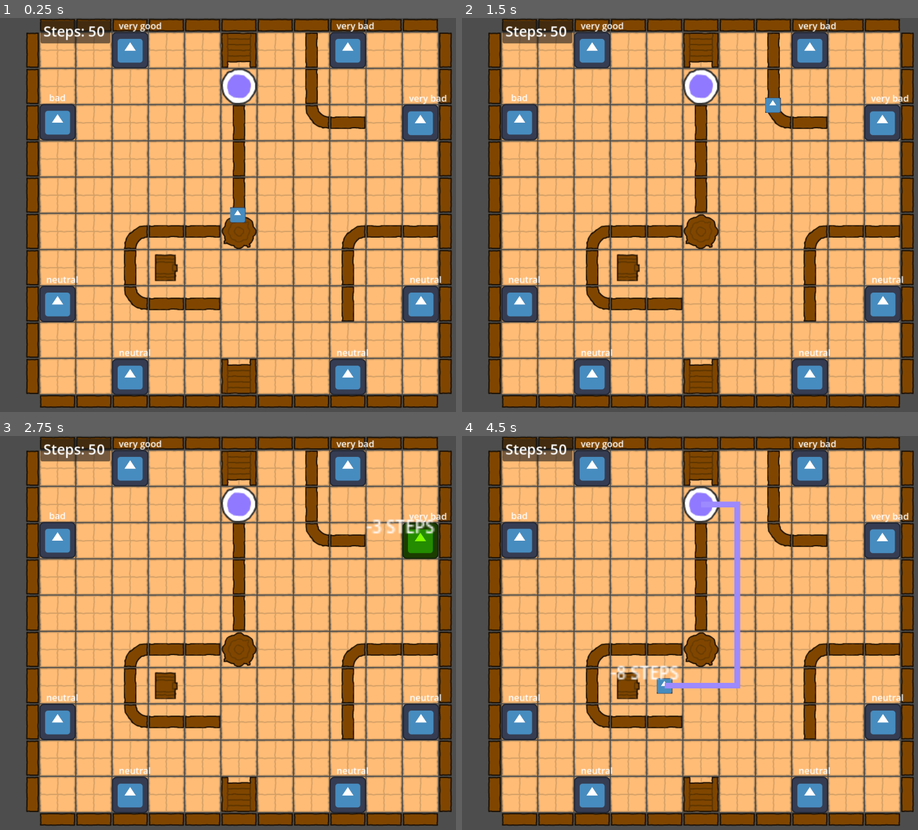
Above: before the commit, frames 1-4 (two rows, left to right).
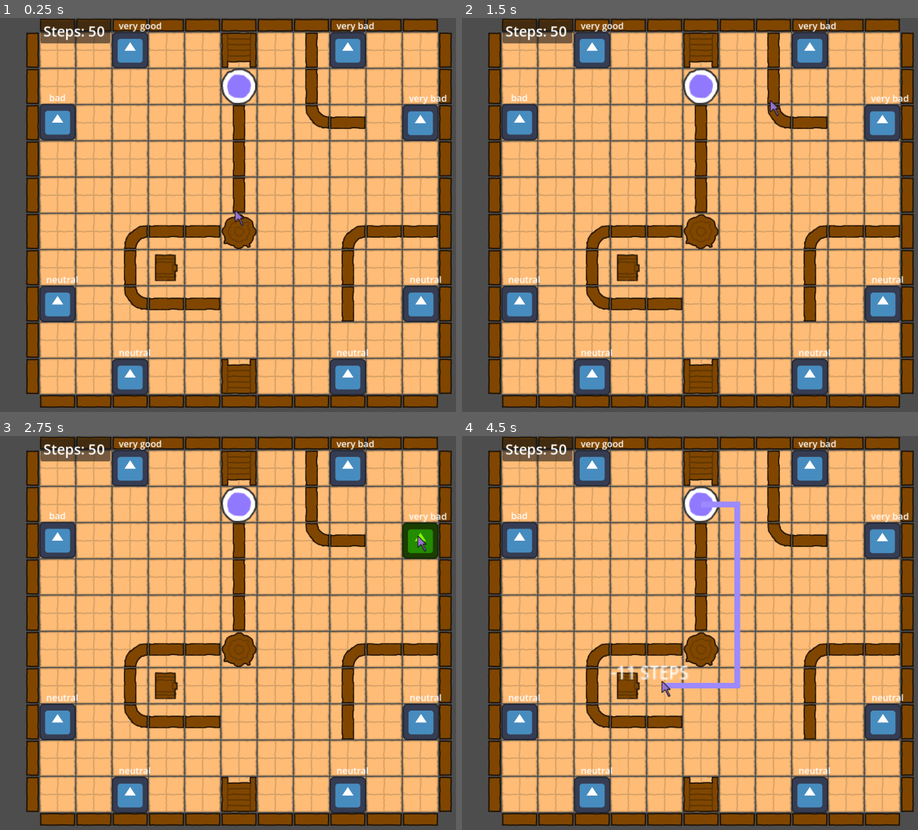
Above: after the commit, the same moments.

Repository: kbendrick/DJK_Project
Game: Godot game, scene res://Scenes/world.tscn
Same seed, same stepped clock (60 frames per second), same inputs: the game is played once before the commit and once after it. The engine's default icon, where the game draws it, is replaced by a stand-in: a white triangle on a blue panel in a dark square.
Inputs (mouse positions are in pixels of both pictures, inside the frame that each line leads up to):
- Up to frame 1 (0.25 s): no input
- Up to frame 2 (1.5 s): tap Enter at 0.5 s; drag from (699, 84) to (699, 215) at 0.52 s; tap Space at 1.25 s; drag from (808, 49) to (699, 215) at 1.27 s
- Up to frame 3 (2.75 s): tap Enter at 2 s; move the mouse to (419, 542) at 2.02 s; click (419, 542) at 2.17 s
- Up to frame 4 (4.5 s): tap Space at 2.75, 4.25 s; drag from (881, 723) to (808, 467) at 2.77 s; tap Enter at 3.5 s; drag from (808, 794) to (808, 467) at 3.52 s; drag from (594, 794) to (808, 467) at 4.27 s

The runs differ from the first frame. In frame 1, 0.1% of the frame differs, in the area x 50-54%, y 47-53%; in frame 2, 0.1%; in frame 3, 0.4%; in frame 4, 0.5%, in the area x 33-50%, y 58-67%.

Commit message:
added adjaceny check so you can only self bookshelves you're adjacent to

Diff:
--- a/Scenes/bookshelf.gd
+++ b/Scenes/bookshelf.gd
@@ -5,6 +5,7 @@
 @onready var state_label: Label = $StateLabel
 
 var step_modifier: int = 0
+var current_state: String
 
 func _ready() -> void:
 	# Allow bookshelf to recognize when mouse enters/exits
@@ -13,17 +14,18 @@
 
 func on_mouse_entered() -> void:
 	# Highlight bookshelf chartreuse when mouse hovers
-	bookshelf_sprite.self_modulate = Color.CHARTREUSE
-	pass
+	if current_state != "used":
+		bookshelf_sprite.self_modulate = Color.CHARTREUSE
 
 func on_mouse_exited() -> void:
 	# Unhighlight upon exit
-	bookshelf_sprite.self_modulate = Color.WHITE
+	if current_state != "used":
+		bookshelf_sprite.self_modulate = Color.WHITE
 	pass
 
 func set_state(state: String) -> void:
 	state_label.text = state
-
+	current_state = state
 	# Change step_modifier based on bookshelf state
 	match state:
 		"very bad":
@@ -36,7 +38,11 @@
 			step_modifier = 5
 		"very good":
 			step_modifier = 10
+		"used":
+			step_modifier = 0
 
-func get_state() -> int:
-	# Send step_modifier to player
-	return step_modifier
+func interact(player: CharacterBody2D) -> void:
+	if current_state != "used":
+		player.set_stat("steps", player.get_stat("steps") + step_modifier)
+		current_state = "used"
+		bookshelf_sprite.self_modulate = Color.DARK_RED
--- a/Scenes/bookshelf.tscn
+++ b/Scenes/bookshelf.tscn
@@ -7,6 +7,8 @@
 size = Vector2(128, 128)
 
 [node name="Bookshelf" type="Area2D" unique_id=761871019 groups=["Bookshelves"]]
+collision_layer = 4
+collision_mask = 4
 script = ExtResource("1_tgqcj")
 
 [node name="Sprite2D" type="Sprite2D" parent="." unique_id=1069851148]
--- a/Scenes/mouse.gd
+++ b/Scenes/mouse.gd
@@ -1,10 +1,25 @@
-extends Area2D
+extends Node2D
+
+var mouse_hovering: Area2D = null
+var nearby_bookshelves: Array[Area2D]
+@onready var mouse_area: Area2D = $MouseArea
+
+# Called when the node enters the scene tree for the first time.
+func _ready() -> void:
+	mouse_area.area_entered.connect(on_area_entered)
+	mouse_area.area_exited.connect(on_area_exited)
+
 
 # Called every frame. 'delta' is the elapsed time since the previous frame.
 func _process(_delta: float) -> void:
 	# Set global position to mouse position
 	self.global_position = get_global_mouse_position()
 
-# Called when the node enters the scene tree for the first time.
-func _ready() -> void:
-	pass # Replace with function body.
+func on_area_entered (area: Area2D):
+	mouse_hovering = area
+
+func on_area_exited (_area: Area2D):
+	mouse_hovering = null
+
+func get_mouse_hover() -> Area2D:
+	return mouse_hovering
--- a/Scenes/mouse.tscn
+++ b/Scenes/mouse.tscn
@@ -1,18 +1,24 @@
 [gd_scene format=3 uid="uid://5l73u2j2xj7p"]
 
 [ext_resource type="Script" uid="uid://c4x61ltt621b" path="res://Scenes/mouse.gd" id="1_3ber4"]
-[ext_resource type="Texture2D" uid="uid://c2slme5udoag2" path="res://icon.svg" id="1_dev0r"]
+[ext_resource type="Texture2D" uid="uid://1m3pa2gb5hel" path="res://Assets/4_purple.png" id="2_3ber4"]
 
-[sub_resource type="RectangleShape2D" id="RectangleShape2D_fy57j"]
+[sub_resource type="CircleShape2D" id="CircleShape2D_6t5aa"]
+radius = 1.0
 
-[node name="Mouse" type="Area2D" unique_id=1417884587 groups=["Mouse"]]
+[node name="Mouse" type="Node2D" unique_id=598087777 groups=["Mouse"]]
 script = ExtResource("1_3ber4")
 
 [node name="Sprite2D" type="Sprite2D" parent="." unique_id=1340422274]
-scale = Vector2(0.1, 0.1)
-texture = ExtResource("1_dev0r")
-region_enabled = true
+z_index = 1
+position = Vector2(1, 2)
+scale = Vector2(0.4, 0.4)
+texture = ExtResource("2_3ber4")
 region_rect = Rect2(19.5, 20.75, 92, 89)
 
-[node name="CollisionShape2D" type="CollisionShape2D" parent="." unique_id=1756378123]
-shape = SubResource("RectangleShape2D_fy57j")
+[node name="MouseArea" type="Area2D" parent="." unique_id=1949404292]
+collision_layer = 4
+collision_mask = 4
+
+[node name="CollisionShape2D" type="CollisionShape2D" parent="MouseArea" unique_id=1756378123]
+shape = SubResource("CircleShape2D_6t5aa")
--- a/Scripts/player.gd
+++ b/Scripts/player.gd
@@ -13,8 +13,11 @@
 
 @onready var step_decrement: Label = $StepDecrement
 var step_decrement_storage: int = 0
-
 @export var steps: int = 50
+
+@onready var mouse_node: Node2D = $Mouse
+var mousehover: Area2D = null
+var adjacent_to_target_cell: bool = false
 
 var moving := false:
 	set(value):
@@ -26,6 +29,7 @@
 func _ready():
 	moving = false
 	step_decrement.visible = false
+	Input.mouse_mode = Input.MOUSE_MODE_VISIBLE
 
 func setup(_grid: AStarGrid2D):
 	grid = _grid
@@ -55,16 +59,23 @@
 		update_path_preview()
 
 	elif event is InputEventMouseButton:
-		if event.pressed and event.button_index == MOUSE_BUTTON_LEFT:
+		if event.pressed and event.button_index == MOUSE_BUTTON_LEFT and mousehover == null:
 			start_move()
-
+		elif event.pressed and mousehover != null:
+				if adjacent_to_target_cell:
+					mousehover.interact(self)
 
 func update_path_preview():
 
 	var mouse_pos := get_global_mouse_position()
 	var target := pos_to_cell(mouse_pos)
+	var player_pos := self.global_position
+	var player_current_tile := pos_to_cell(player_pos)
 
 	step_decrement.global_position = Vector2((mouse_pos.x - 95), (mouse_pos.y - 45))
+
+	update_step_number_preview(move_pts.size())
+	adjacent_to_target_cell = is_adjacent(target, player_current_tile)
 
 	# Don't recalculate if we're still hovering
 	# over the same cell.
@@ -102,11 +113,21 @@
 		)
 
 	$PathPreviz.points = move_pts
-	update_step_number_preview(move_pts.size())
+
+func is_adjacent(target: Vector2i, player: Vector2i) -> bool:
+	var x_diff = abs(player.x-target.x)
+	var y_diff = abs(player.y-target.y)
+
+	if (x_diff + y_diff) == 1:
+		return true
+	if (x_diff + y_diff) == 2:
+		return true
+	return false
 
 func update_step_number_preview (number_of_steps: int) -> void:
 	number_of_steps -= 1
-	if steps > 0:
+
+	if number_of_steps > 0:
 		step_decrement.visible = true
 		step_decrement.text = "-" + str(number_of_steps) + " STEPS"
 		step_decrement_storage = number_of_steps
@@ -127,6 +148,12 @@
 
 	moving = true
 
+
+func update_mouse_hover():
+	mousehover = mouse_node.mouse_hovering
+
+func _process(_delta:float) -> void:
+	update_mouse_hover()
 
 func _physics_process(delta: float):
 
Binary file added: Assets/4_purple.png
Not shown, added: Assets/4_purple.png.import
